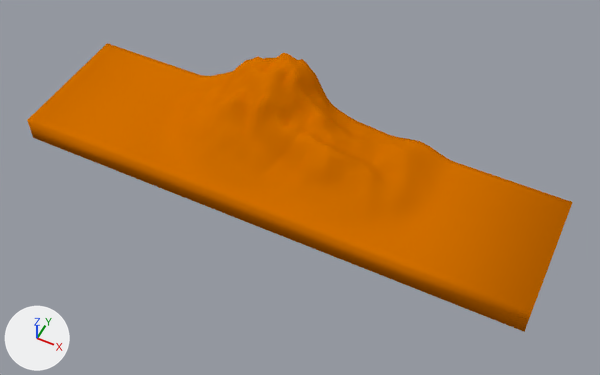
The Blender file Objekte/Welt-xna.blend, before and after one commit.
Both versions are drawn from a 50 mm lens placed at (14.5, -27.5, 32.6), pointed at (1.5, -1.5, 0.0). Every picture has the same lights, and +X, +Y and +Z are marked at lower left.

The older version as bpy lines, for what is in view:
```python
me_landscape = bpy.data.meshes.new('Landscape')
me_landscape.from_pydata(...)  # 2174 vertices, 2141 faces; spans x -14.3..14.5, y -4.0..3.6, z -1.1..4.3
me_landscape.polygons.foreach_set('use_smooth', [True] * 2141)
me_landscape.materials.append(mat_material_001)  # its picture is missing
ob_landscape = bpy.data.objects.new('Landscape', me_landscape)
ob_landscape.location = (0.0, 0.0, 0.0)
```
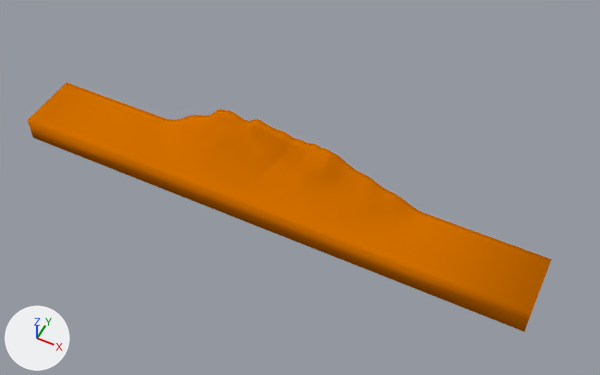
The newer file is also turned or shifted as a whole; pictures and numbers use the older file's frame.

Pixel boxes [x1, y1, x2, y2] of what changed, in the pictures (600 x 375 px):
'Landscape', reshaped (13% shorter): before [27, 43, 573, 332]; after [27, 82, 551, 332]
part 1 of me_landscape, deleted (orange): before [67, 43, 573, 259]

The edits, one by one:
me_landscape is used by ob_landscape; location (0.0, 0.0, 0.0).
me_landscape had 2174 vertices, 2141 faces and spanned x -14.3..14.5, y -4.0..3.6, z -1.1..4.3.
me_landscape now has 1084 vertices, 1067 faces and spans x -14.3..14.5, y -4.0..-0.4, z -1.1..2.8.
me_landscape part 1: 1090 vertices removed from x -14.3..14.5, y -0.2..3.6, z -1.1..4.3.
